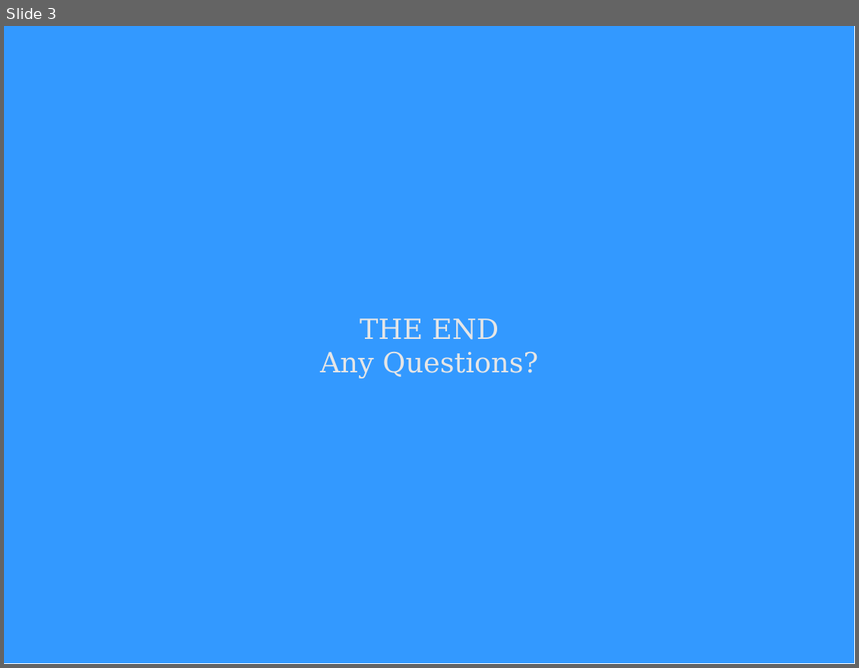
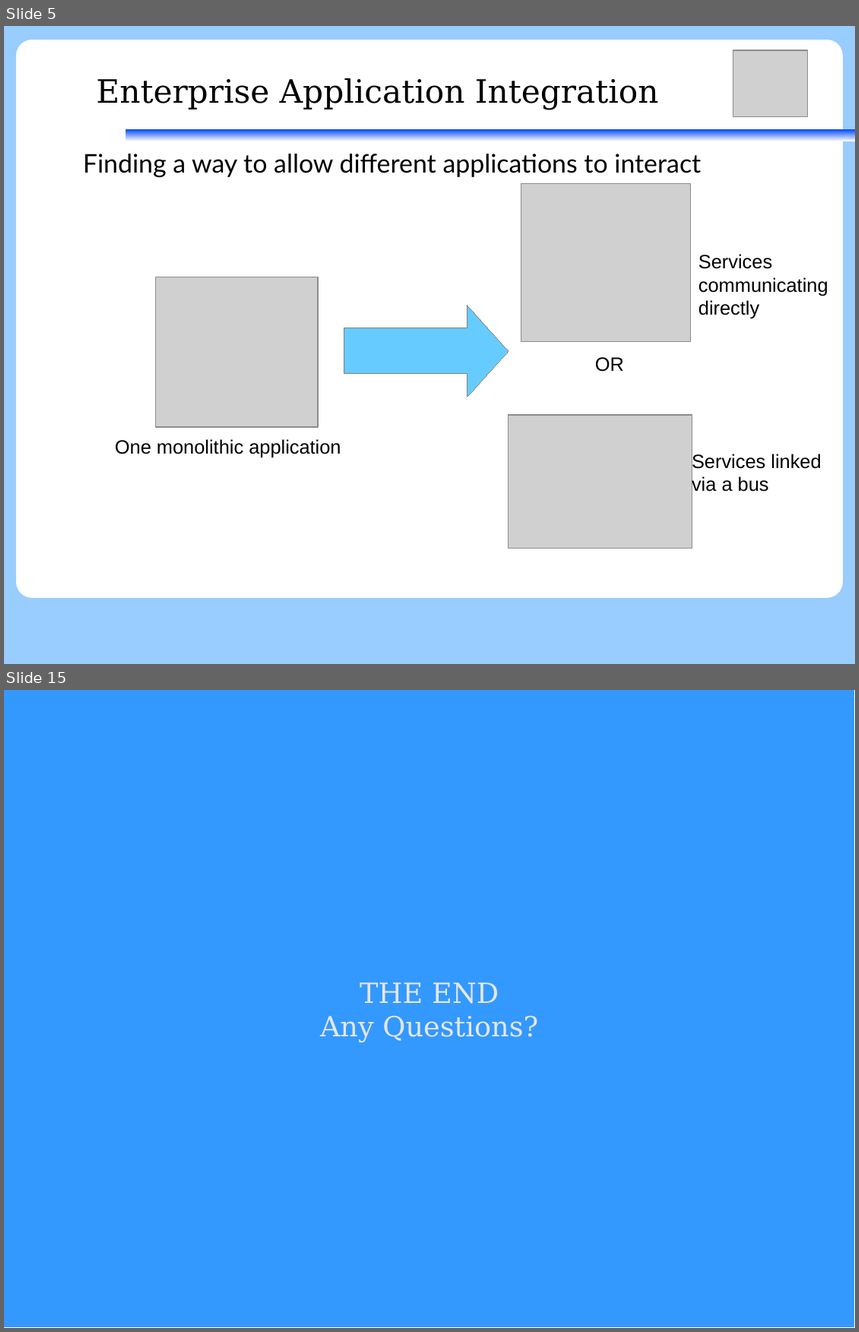
Before and after one commit to ramarijm/stageAI, a slide deck: presentation_ai.odp. Shown one above the other, each under a label of ours: slide 3 before the commit, slides 5 and 15 after it; the slides between them are not shown. The pictures are 859x668 and 859x1332 pixels, drawn with LibreOffice and Linux fonts; fonts in the diff are those of the drawing; grey boxes stand for pictures. Boxes give left, top, right and bottom in pixels: in the first picture for what was removed or moved away, otherwise in the second. Text is boxed around its words. In the diff, an @@ line names an element or a change of style, - is before the commit and + after.

Commit message:
finished presentation

```diff
--- a/presentation_ai.odp
+++ b/presentation_ai.odp
@@ slide 5 added at (4,26,855,664), background #99CCFF; not listed: 1 template element that a slide beside it also shows @@
@@ rounded rectangle added at (16,40,844,598), fill #FFFFFF @@
@@ picture added at (734,50,808,116) @@
@@ title added at (96,78,659,110), 30 pt, text #000000 @@
+Enterprise Application Integration
@@ text added at (83,154,701,178), 24 pt, text #000000 @@
+Finding a way to allow different applications to interact
@@ picture added at (522,184,692,343) @@
@@ text added at (699,254,829,319), 18 pt, text #000000 @@
+Services communicating directly
@@ picture added at (156,278,319,427) @@
@@ right arrow added at (344,306,509,397), fill #66CCFF, outline #808080 0 pt @@
@@ text added at (595,357,624,372), 18 pt, text #000000 @@
+OR
@@ picture added at (509,415,693,549) @@
@@ text added at (115,439,341,458), 18 pt, text #000000 @@
+One monolithic application
@@ text added at (692,452,821,496), 18 pt, text #000000 @@
+Services linked via a bus
@@ what was slide 3 is now slide 15 @@
```
Also in this commit, not shown: 1 slide changed, 12 other slides added, 1 slide removed, 2 other files.
